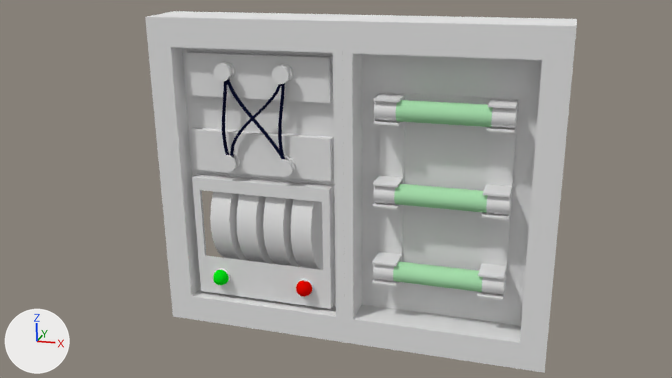
One commit to the Blender file Assets/models/house/floor02/puzzles/puzzle01_0222.blend: the scene before it, then after it.
Rendered twice from the file's camera 'Camera'. Arrows for +X, +Y and +Z are at lower left; the lights stay in place.

In view in the first picture: 'case_inner_left', 'case_inner_right', 'dial.000', 'dial.001', 'dial.002', 'dial.003', 'fuse.000', 'fuse.001', 'fuse.002', 'fuse_clamps.001', 'fuse_clamps.002', 'puzzle01a_frame'.
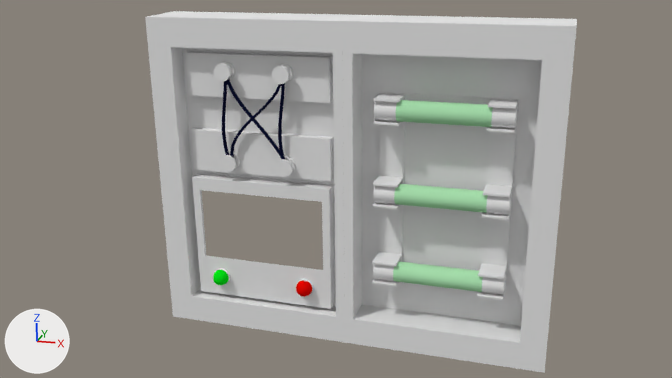
Location of each change, (x1, y1, x2, y2) in pixels of the pictures (672 x 378 px):
'dial.003', deleted: before (291, 199, 323, 270)
'dial.002', deleted: before (263, 197, 299, 267)
'dial.001', deleted: before (236, 194, 273, 264)
'dial.000', deleted: before (210, 191, 247, 260)

What the commit changed:
Object 'dial.000' (ob_dial_000) is deleted.
Object 'dial.001' (ob_dial_001) is deleted.
Object 'dial.002' (ob_dial_002) is deleted.
Object 'dial.003' (ob_dial_003) is deleted.
